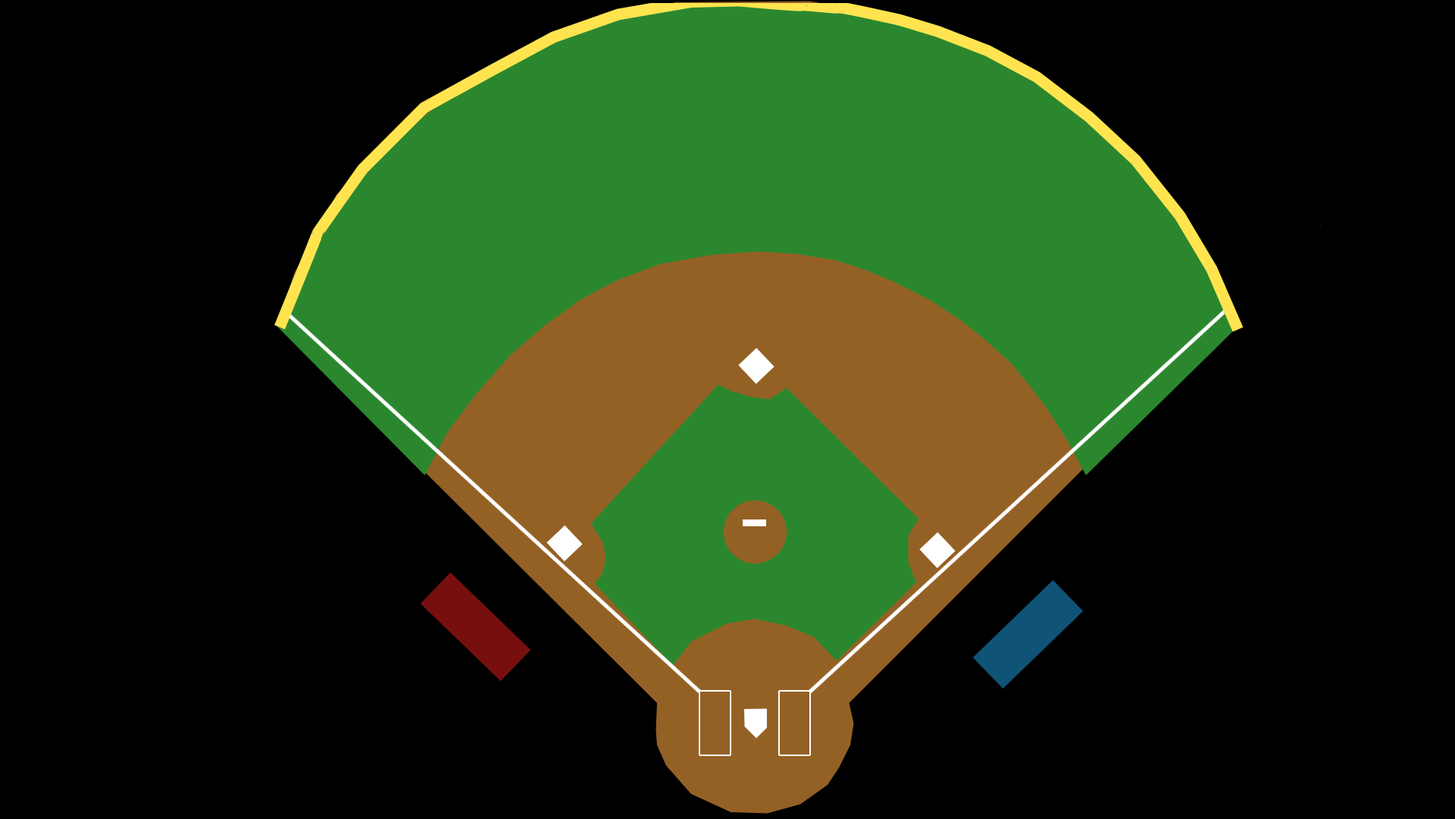
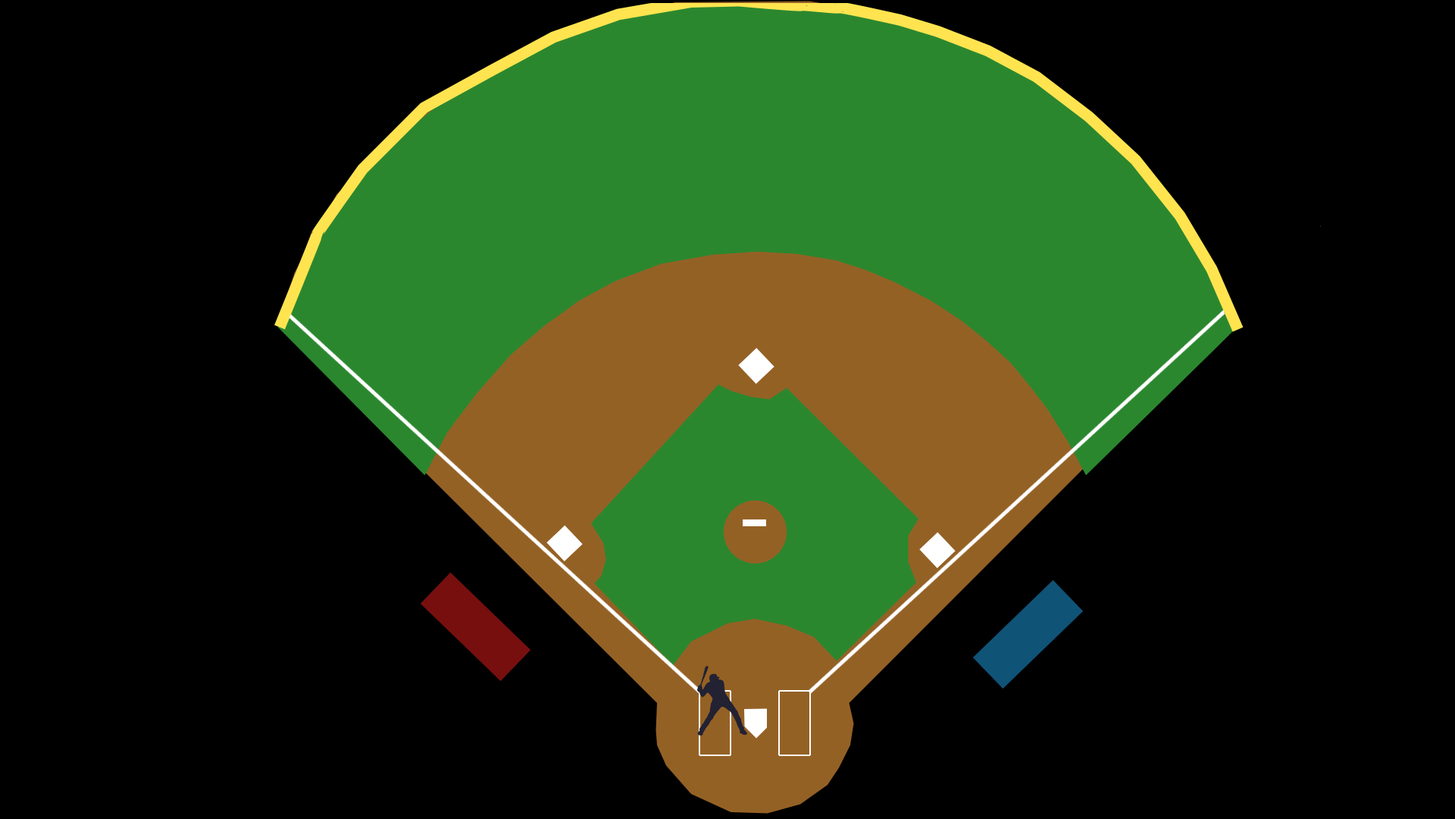
Layered file, before and after one edit (1455 x 819). Changes by layer:
added group "actors" with 1 layers above "Triggers" over (x1=696, y1=665, x2=748, y2=736)
added layer "batter" in group "actors" over (x1=696, y1=665, x2=748, y2=736)
added group "Backdrop" with 8 layers over (x1=696, y1=665, x2=748, y2=736)
moved "batter's boxes" into group "Backdrop" over (x1=698, y1=689, x2=748, y2=736)
moved "field base" into group "Backdrop" over (x1=696, y1=665, x2=748, y2=736)
moved "Background" into group "Backdrop" over (x1=696, y1=665, x2=748, y2=736)
